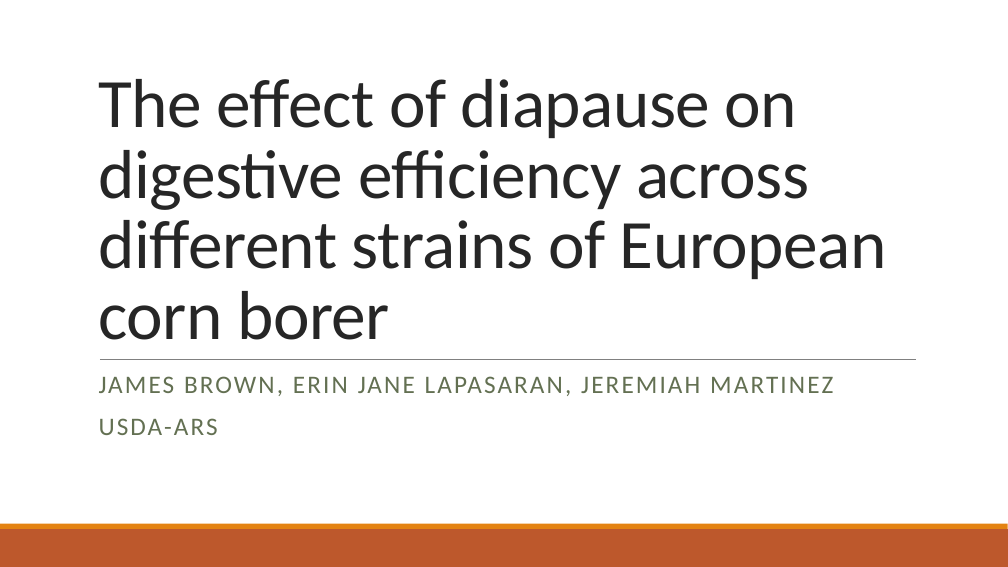
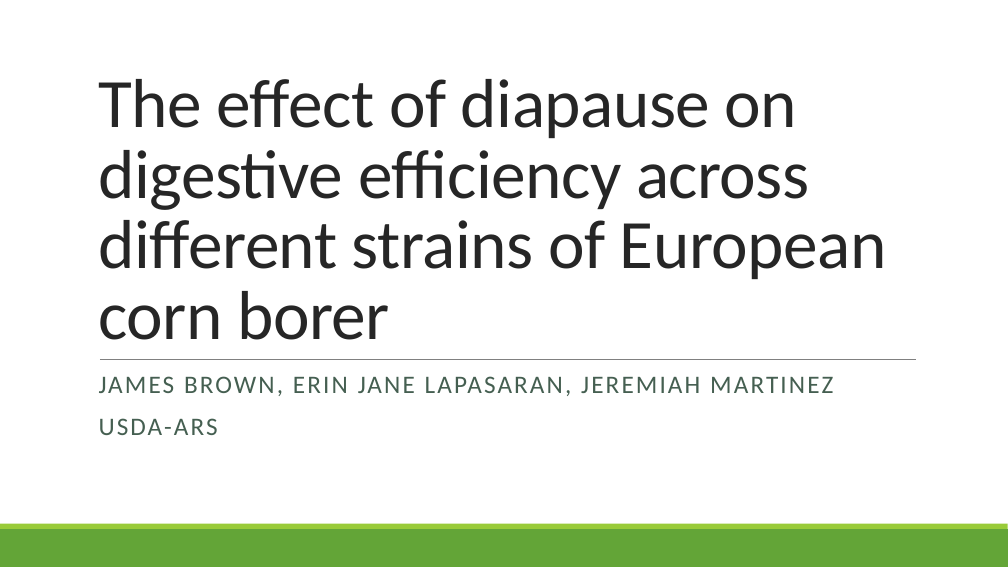
Before and after one commit to jamestbrown5/2018_Undergrad-Summer-Project, a slide deck: slide 1 of Documents/Summer Project Presentation.pptx. Drawn at 1008x567 pixels with LibreOffice and Linux fonts; fonts in the diff are those of the drawing. Boxes give left, top, right and bottom in pixels: in the first picture for what was removed or moved away, otherwise in the second. Text is boxed around its words. In the diff, an @@ line names an element or a change of style, - is before the commit and + after.

```diff
--- a/Documents/Summer Project Presentation.pptx
+++ b/Documents/Summer Project Presentation.pptx
@@ subtitle "JAMES BROWN, ERIN JANE LAPASARAN, ..." at <box>99,376,833,435</box>: text colour #637052 to #455F51 @@
@@ rectangle at <box>0,529,1008,567</box>: fill #BD582C to #63A537 @@
@@ rectangle at <box>0,524,1008,529</box>: fill #E48312 to #99CB38 @@
```
Also in this commit, not shown: 16 other slides changed, 1 slide added.
